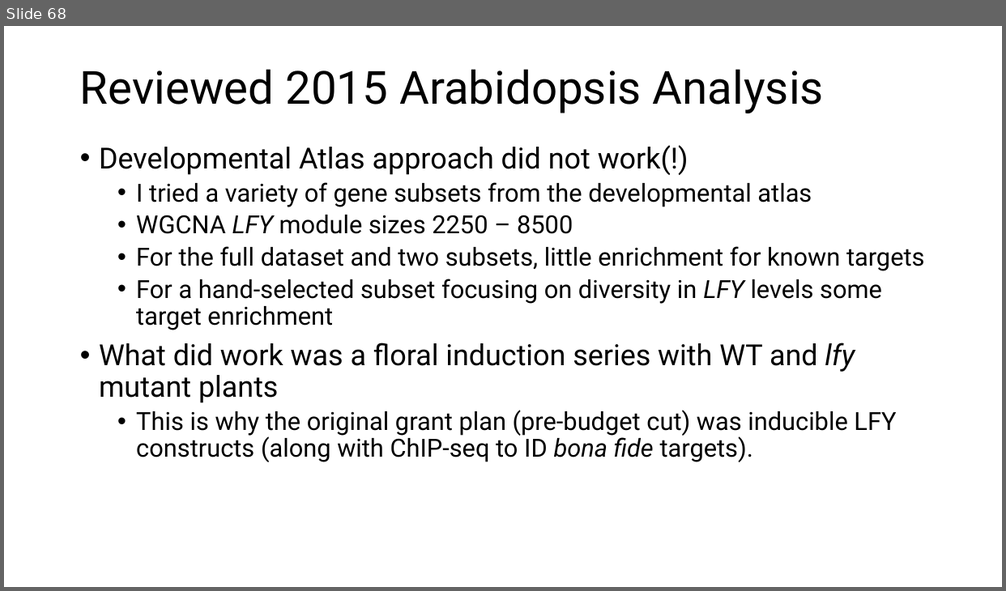
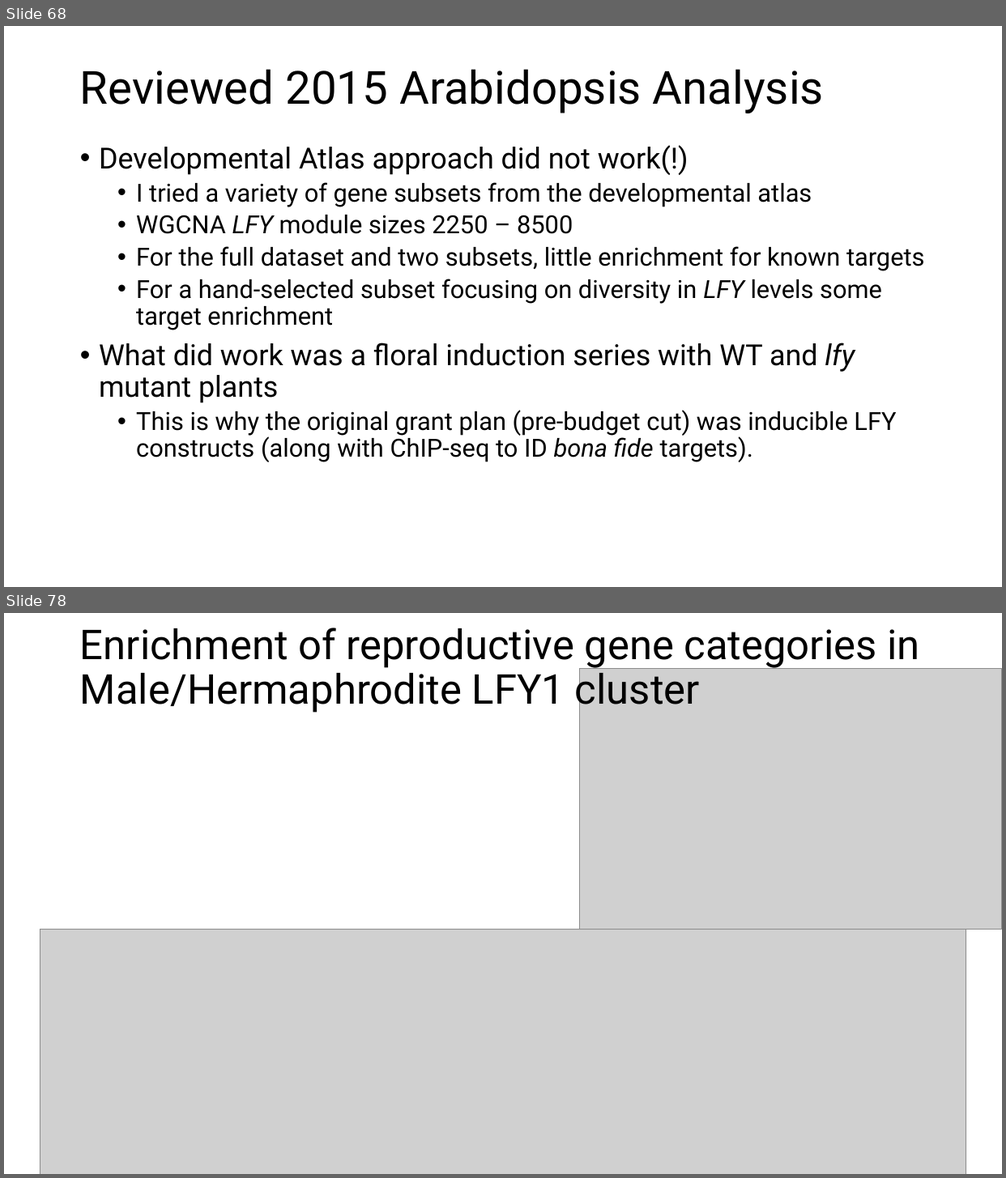
Before and after one commit to MaloofLab/McConnell-Ceratopteris-RNAseq, a slide deck: Presentation-2025-06-20.pptx. Shown one above the other, each under a label of ours: slide 68 before the commit, slides 68 and 78 after it; the slides between them are not shown. The pictures are 1006x591 and 1006x1178 pixels, drawn with LibreOffice and Linux fonts; fonts in the diff are those of the drawing; grey boxes stand for pictures. Boxes give left, top, right and bottom in pixels: in the first picture for what was removed or moved away, otherwise in the second. Text is boxed around its words. In the diff, an @@ line names an element or a change of style, - is before the commit and + after.

Commit message:
Intersection of results with Plackett A.t. reproductive sets

```diff
--- a/Presentation-2025-06-20.pptx
+++ b/Presentation-2025-06-20.pptx
@@ slide 78 added at [4,613,1002,1174], background #FFFFFF @@
@@ title added at [80,628,919,713], 39.6 pt, text #000000 @@
+Enrichment of reproductive gene categories in Male/Hermaphrodite LFY1 cluster
@@ picture added at [580,668,1002,929] @@
@@ picture added at [40,929,966,1174] @@
```
Also in this commit, not shown: 9 other slides added, 15 other files.
